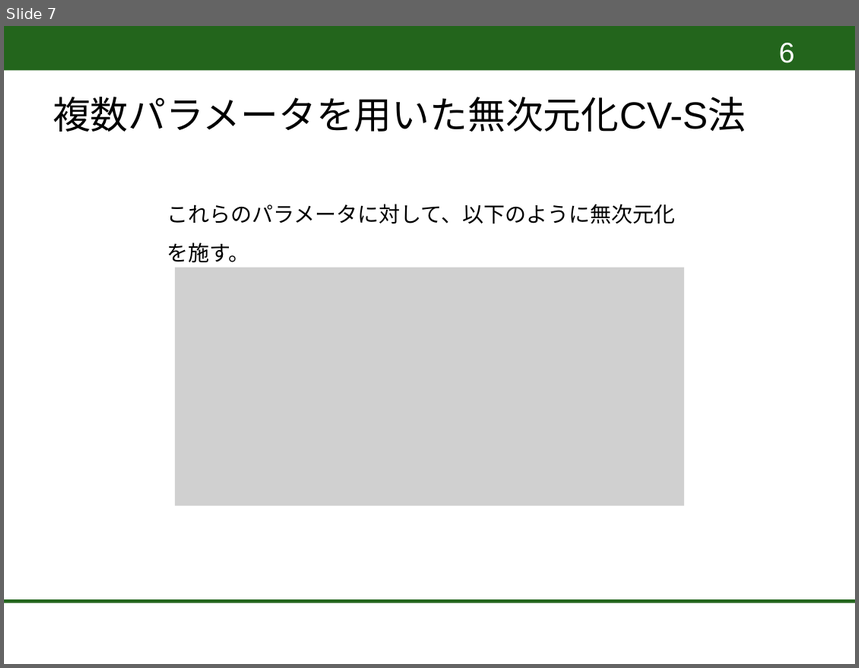
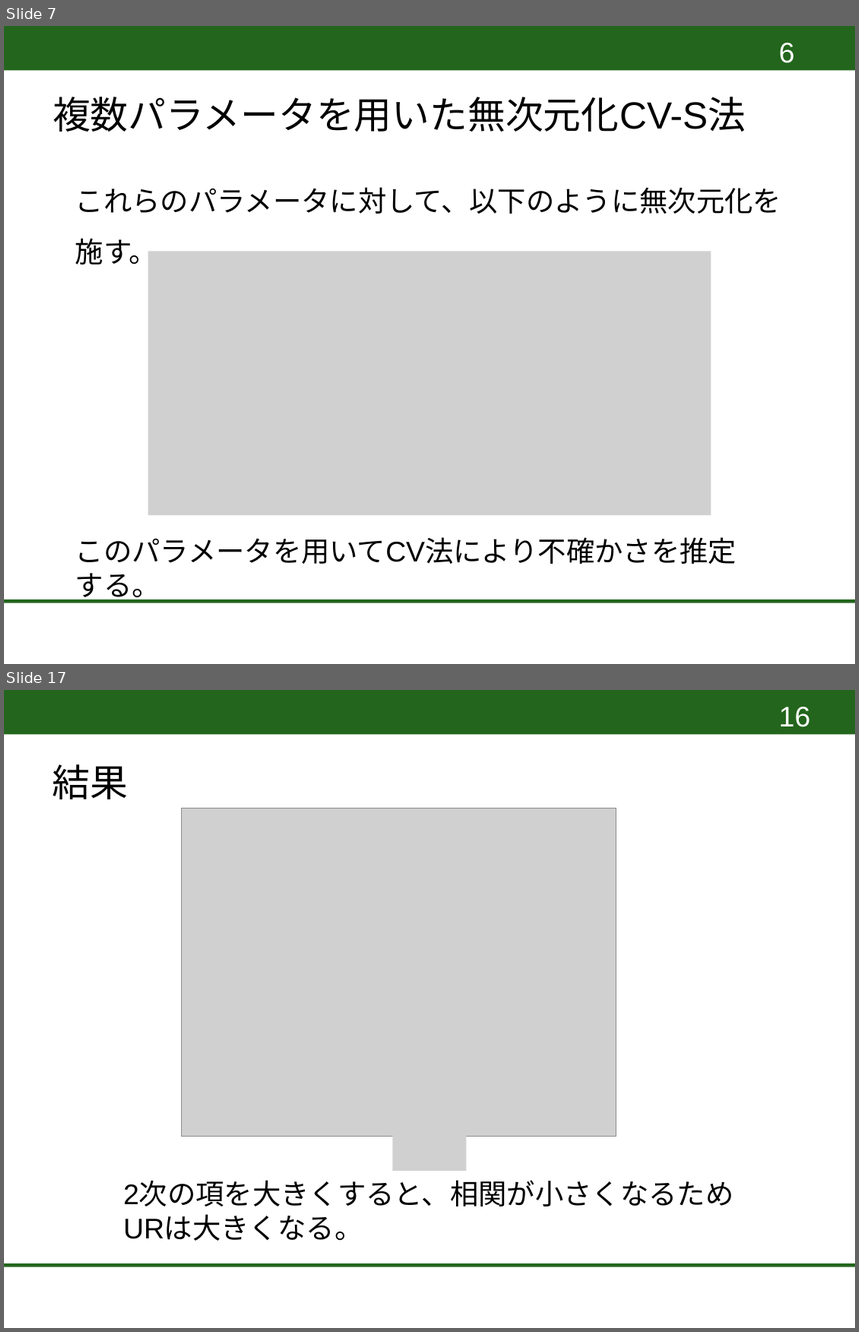
Before and after one commit to DaichiTakami/Reactor-Physics, a slide deck: 卒論発表4-3.pptx. Shown one above the other, each under a label of ours: slide 7 before the commit, slides 7 and 17 after it; the slides between them are not shown. The pictures are 859x668 and 859x1332 pixels, drawn with LibreOffice and Linux fonts; fonts in the diff are those of the drawing; grey boxes stand for pictures; background and template pictures are left out. Boxes give left, top, right and bottom in pixels: in the first picture for what was removed or moved away, otherwise in the second. Text is boxed around its words. In the diff, an @@ line names an element or a change of style, - is before the commit and + after.

```diff
--- a/卒論発表4-3.pptx
+++ b/卒論発表4-3.pptx
@@ slide 17 added at [4,690,855,1328], background #FFFFFF; not listed: 2 template elements that a slide beside it also shows @@
@@ page number added at [779,707,810,727], 24 pt, text #FFFFFF @@
+16
@@ text added at [53,764,129,799], 32 pt, text #000000 @@
+結果
@@ picture added at [182,809,616,1137] @@
@@ picture added at [393,1135,467,1171] @@
@@ text added at [123,1182,734,1241], 24 pt, text #000000 @@
+2次の項を大きくすると、相関が小さくなるためURは大きくなる。
@@ slide 7 changed as well @@
@@ text "これらのパラメータに対して、以下のように無次元化を施す。": place and size @@
-text "これらのパラメータに対して、以下のように無次元化を施す。" at [167,204,676,263]
+text "これらのパラメータに対して、以下のように無次元化を施す。" at [75,187,781,270]
@@ text "これらのパラメータに対して、以下のように無次元化を施す。" at [75,187,781,270]: size 18 to 24 pt @@
@@ picture: place and size @@
-picture at [175,268,684,506]
+picture at [148,252,711,515]
@@ text added at [75,537,737,604], 24 pt, text #000000 @@
+このパラメータを用いてCV法により不確かさを推定する。
```
Also in this commit, not shown: 5 other slides changed, 15 other slides added.
